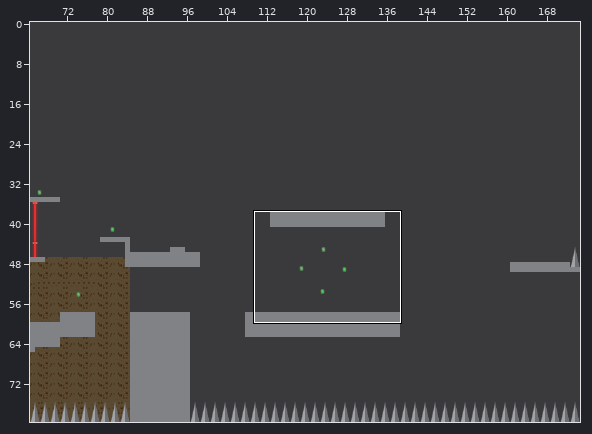
Two states of a Tiled map (JSON), assets/Tilemaps/Map2.json. The first picture is a wide view before the edit; the outline marks the close-up.
Close-up. Old version:
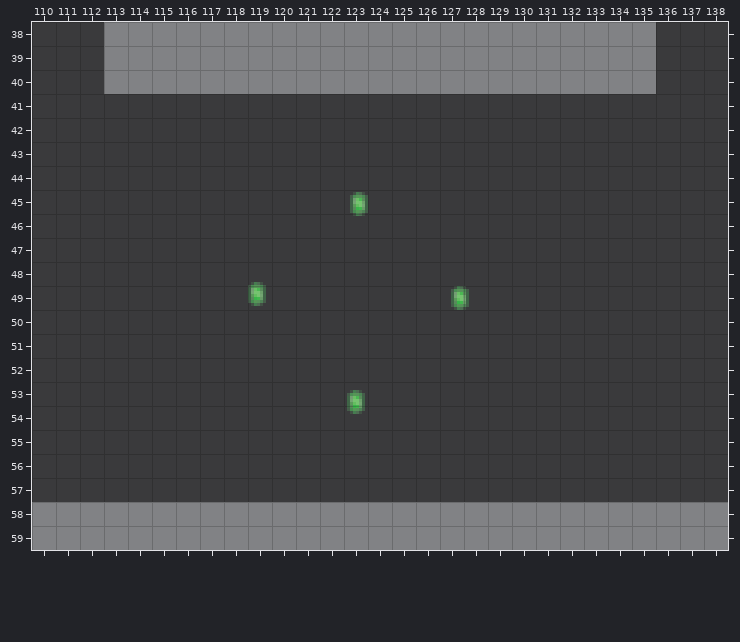
Cells are 8x8 px. Shown: x 110..138, y 38..59. The commit also changed other parts of the map, which this record leaves out.
New version:
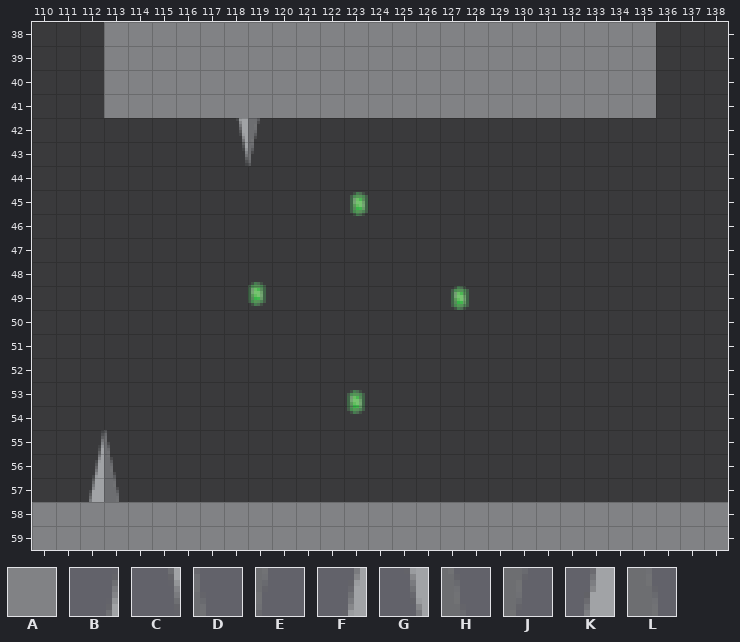
Key: from "tileset1": A 3; from "tileset2": B 78, C 78 flipped up-down, D 79, E 79 flipped up-down, F 94, G 94 flipped up-down, H 95, J 95 flipped up-down, K 110, L 111.
_ is an empty cell.
The exact change:
{"where": "layer \"Hazard\""}
{"y":42,"x":118,"old":"__","new":"GJ"}
{"y":43,"x":118,"old":"__","new":"CE"}
{"y":55,"x":112,"old":"__","new":"BD"}
{"y":56,"x":112,"old":"__","new":"FH"}
{"y":57,"x":112,"old":"__","new":"KL"}
{"where": "layer \"Terrain\""}
{"y":41,"x":113,"old":"_______________________","new":"AAAAAAAAAAAAAAAAAAAAAAA"}
{"label":"added","picture_box":[104,94,656,166]}
{"label":"added","picture_box":[89,430,119,502]}
